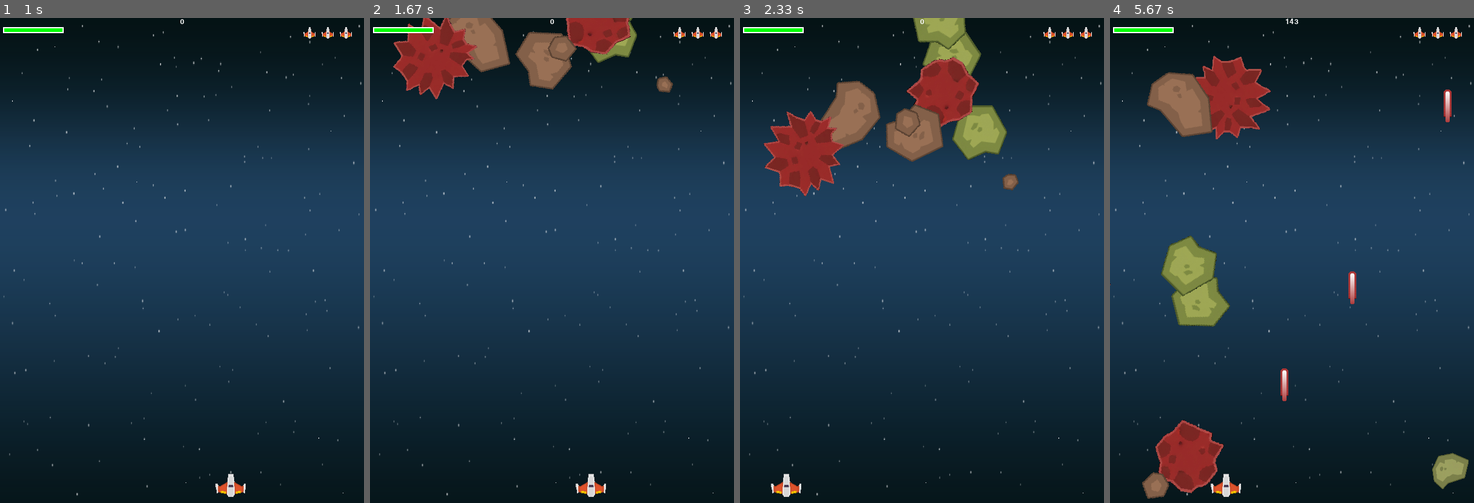
Above: before the commit, frames 1-4 (left to right).
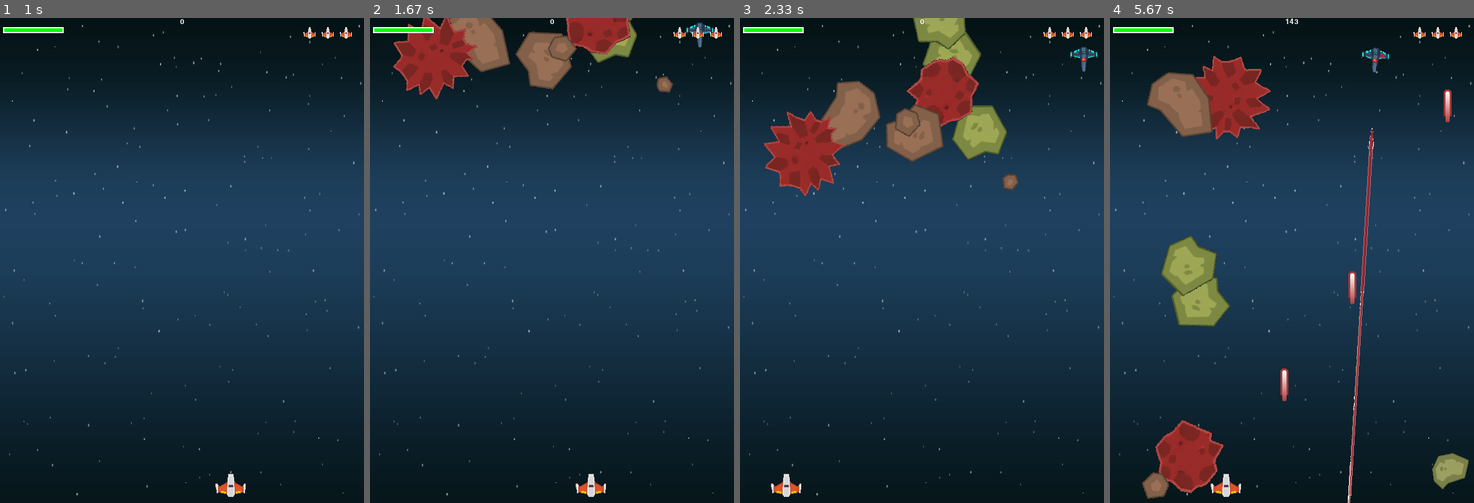
Above: after the commit, the same moments.

Repository: jz588738-byte/my-first-pygame
Game: pygame game, started from main.py
Same seed, same stepped clock (60 frames per second), same inputs: the game is played once before the commit and once after it.
Inputs:
- Up to frame 1 (1 s): hold D 0.33-0.8 s; hold D from 0.83 s (still down)
- Up to frame 2 (1.67 s): release D at 1.3 s; hold A from 1.33 s (still down)
- Up to frame 3 (2.33 s): release A at 1.87 s; hold A 1.9-2.3 s
- Up to frame 4 (5.67 s): hold D 2.33-2.97 s; tap Space at 3, 3.4, 3.7, 3.9, 4.2, 4.4, 4.7, 4.9, 5.2, 5.47 s; hold A 3.33-3.8 s; hold D 3.83-4.3 s; hold D 4.33-4.8 s; hold A 4.83-5.37 s; hold A from 5.4 s (still down)

Frame 1 is identical in both runs. In frame 2, 0.1% of the frame differs, in the area x 86-95%, y 0-7%; in frame 3, 0.2%; in frame 4, 0.9%, in the area x 65-77%, y 6-100%.

Commit message:
perf: 利用快取來代替在sniper狀態轉換時一直重複創建狀態物件，用以提升效能

Diff:
--- a/sprites/enemies/sniper/sniper.py
+++ b/sprites/enemies/sniper/sniper.py
@@ -3,7 +3,7 @@
 from setting import *
 from ..base_enemy import BaseEnemy
 from state_machine import StateMachine
-from .states import EntryState
+from .sniper_states import EntryState
 
 class Sniper(BaseEnemy):
     def __init__(self, game):
@@ -15,6 +15,8 @@
         self.rect.center = (random.randint(25, WIDTH - 25), random.randint(-100, -50))
         self.stable_center = pygame.math.Vector2(self.rect.center)
 
+        self.damage = 30
+
         self.speed_x = 2
         self.direction = 1
         self.radius = 25
@@ -24,12 +26,25 @@
         self.status_label = "" # 僅供除錯或開發人員查看
 
         # 初始化狀態機
-        self.state_machine = StateMachine()
-        self.state_machine.change_state(EntryState(self))
+        self.state_machine = StateMachine(self)
 
-    def update(self):
+        from .sniper_states import EntryState, PatrolState, AimState, FireState, RecoverState
+        self.state_machine.add_state("EntryState", EntryState(self))
+        self.state_machine.add_state("PatrolState", PatrolState(self))
+        self.state_machine.add_state("AimState", AimState(self))
+        self.state_machine.add_state("FireState", FireState(self))
+        self.state_machine.add_state("RecoverState", RecoverState(self))
+
+        self.state_machine.change_state("EntryState")
+
+    def update(self, events=None):
         # 委託給狀態機運作
-        self.state_machine.update()
+        self.state_machine.update(events)
+
+    def kill(self):
+        if self.state_machine.current_state:
+            self.state_machine.current_state.exit()
+        super().kill()
 
     def draw_extras(self, screen):
         # 委託給目前狀態畫出額外資訊（例如紅線）
--- a/sprites/enemies/sniper/states.py
+++ b/sprites/enemies/sniper/sniper_states.py
@@ -14,19 +14,18 @@
         self.owner.status_label = "Entry" # 用於除錯
         self.target_y = random.randint(50, 100)
 
-    def update(self):
+    def update(self, events=None):
         self.owner.stable_center.y += 2
         if self.owner.stable_center.y >= self.target_y:
             self.owner.stable_center.y = self.target_y
-            from .states import PatrolState
-            self.owner.state_machine.change_state(PatrolState(self.owner))
+            self.owner.state_machine.change_state("PatrolState")
         self.owner.rect.center = self.owner.stable_center
 
 class PatrolState(SniperBaseState):
     def enter(self):
         self.owner.status_label = "Patrol"
 
-    def update(self):
+    def update(self, events=None):
         self.owner.stable_center.x += self.owner.speed_x * self.owner.direction
         half_width = self.owner.rect.width // 2
         if self.owner.stable_center.x >= WIDTH - half_width:
@@ -38,8 +37,7 @@
         self.owner.rect.center = self.owner.stable_center
 
         if random.randrange(120) == 0:
-            from .states import AimState
-            self.owner.state_machine.change_state(AimState(self.owner))
+            self.owner.state_machine.change_state("AimState")
 
 class AimState(SniperBaseState):
     def enter(self):
@@ -49,7 +47,7 @@
         self.last_charge_particle_time = 0
         self.charging_sound_playing = False
 
-    def update(self):
+    def update(self, events=None):
         now = pygame.time.get_ticks()
         elapsed = now - self.start_time
 
@@ -83,8 +81,7 @@
                 self.last_charge_particle_time = now
 
         if elapsed > 2000:
-            from .states import FireState
-            self.owner.state_machine.change_state(FireState(self.owner))
+            self.owner.state_machine.change_state("FireState")
 
     def exit(self):
         if self.charging_sound_playing:
@@ -106,16 +103,15 @@
         Laser(self.game, self.owner.stable_center, self.owner.locked_angle)
         self.res['sound']['laser_shoot'].play()
 
-    def update(self):
+    def update(self, events=None):
         if pygame.time.get_ticks() - self.start_time > 600:
-            from .states import RecoverState
-            self.owner.state_machine.change_state(RecoverState(self.owner))
+            self.owner.state_machine.change_state("RecoverState")
 
 class RecoverState(SniperBaseState):
     def enter(self):
         self.owner.status_label = "Recover"
 
-    def update(self):
+    def update(self, events=None):
         self.owner.current_angle += (0 - self.owner.current_angle) * 0.1
         self.owner.image = pygame.transform.rotate(self.owner.original_image, self.owner.current_angle)
         self.owner.rect = self.owner.image.get_rect(center=self.owner.stable_center)
@@ -124,5 +120,4 @@
             self.owner.current_angle = 0
             self.owner.image = self.owner.original_image.copy()
             self.owner.rect = self.owner.image.get_rect(center=self.owner.stable_center)
-            from .states import PatrolState
-            self.owner.state_machine.change_state(PatrolState(self.owner))
+            self.owner.state_machine.change_state("PatrolState")
